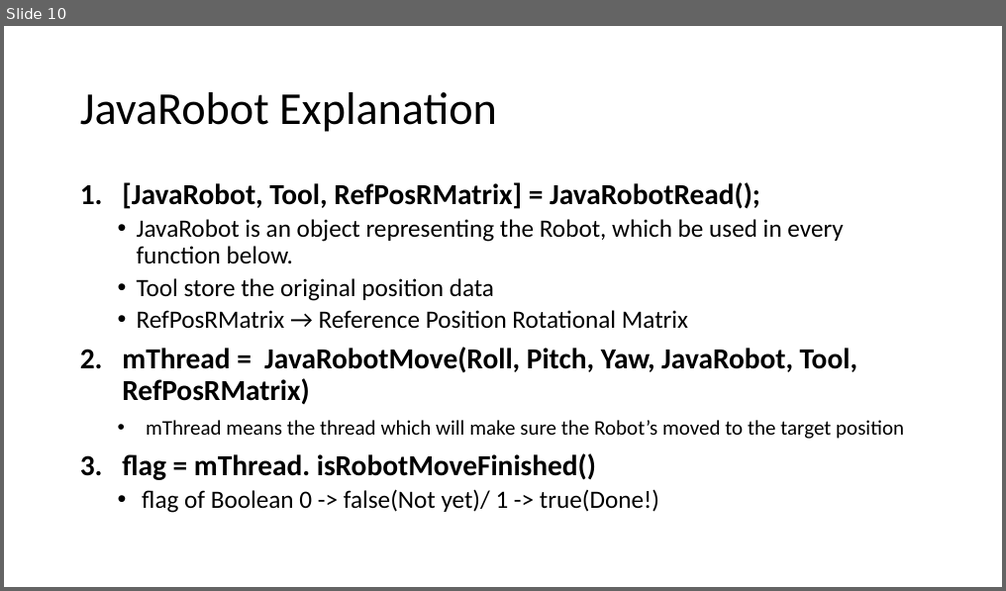
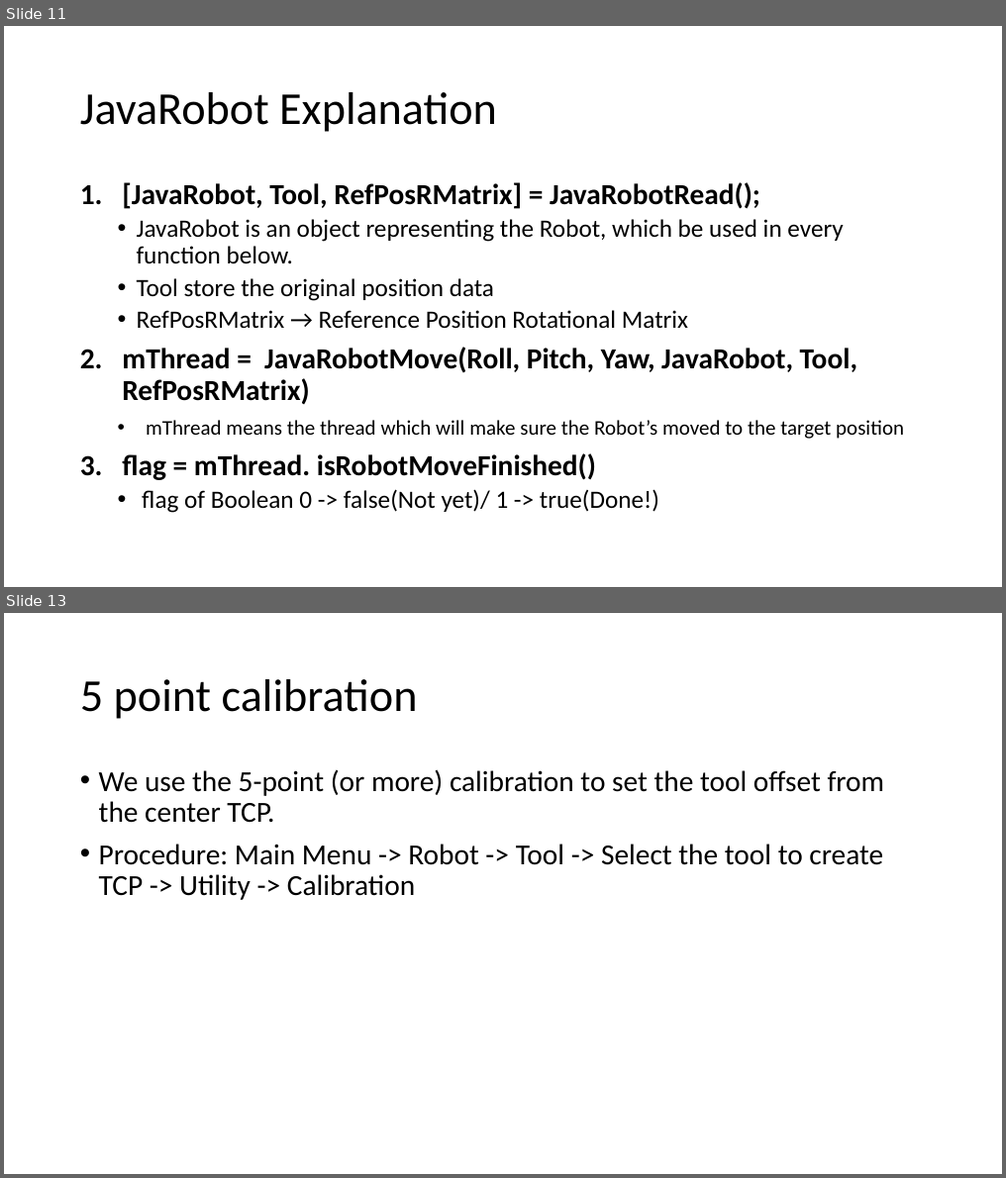
Before and after one commit to Cosas1008/JavaRobot, a slide deck: Matlab Setup.pptx. Shown one above the other, each under a label of ours: slide 10 before the commit, slides 11 and 13 after it; the slides between them are not shown. The pictures are 1006x591 and 1006x1178 pixels, drawn with LibreOffice and Linux fonts; fonts in the diff are those of the drawing. Boxes give left, top, right and bottom in pixels: in the first picture for what was removed or moved away, otherwise in the second. Text is boxed around its words. In the diff, an @@ line names an element or a change of style, - is before the commit and + after.

```diff
--- a/Matlab Setup.pptx
+++ b/Matlab Setup.pptx
@@ slide 13 added at (4, 613, 1002, 1174), background #FFFFFF @@
@@ title added at (80, 679, 418, 719), 44 pt, text #000000 @@
+5 point calibration
@@ text added at (99, 769, 885, 900), 28 pt, text #000000 @@
+• We use the 5-point (or more) calibration to set the tool offset from the center TCP.
+• Procedure: Main Menu -> Robot -> Tool -> Select the tool to create TCP -> Utility -> Calibration
@@ what was slide 10 is now slide 11 @@
```
Also in this commit, not shown: 2 other slides added, 7 other files.
